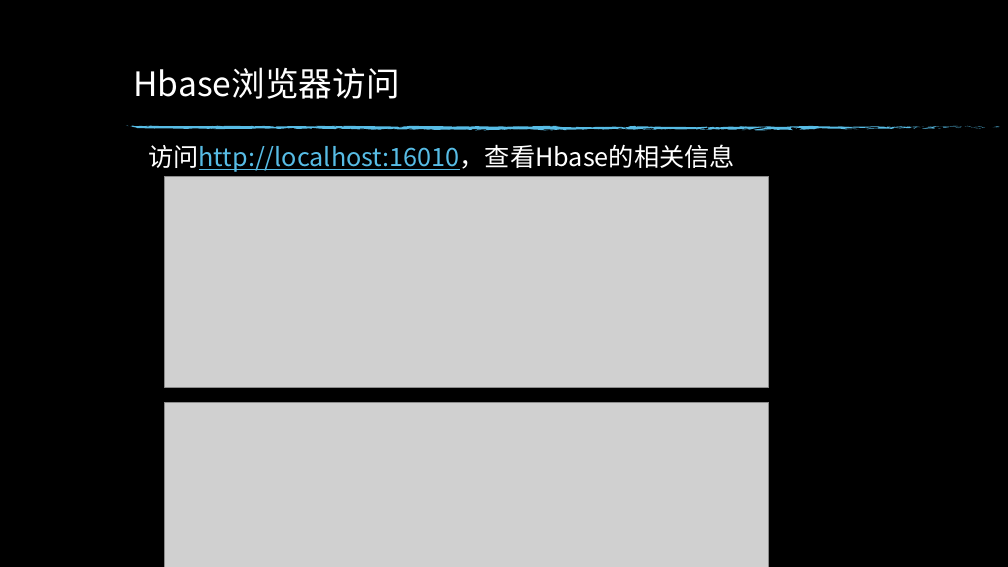
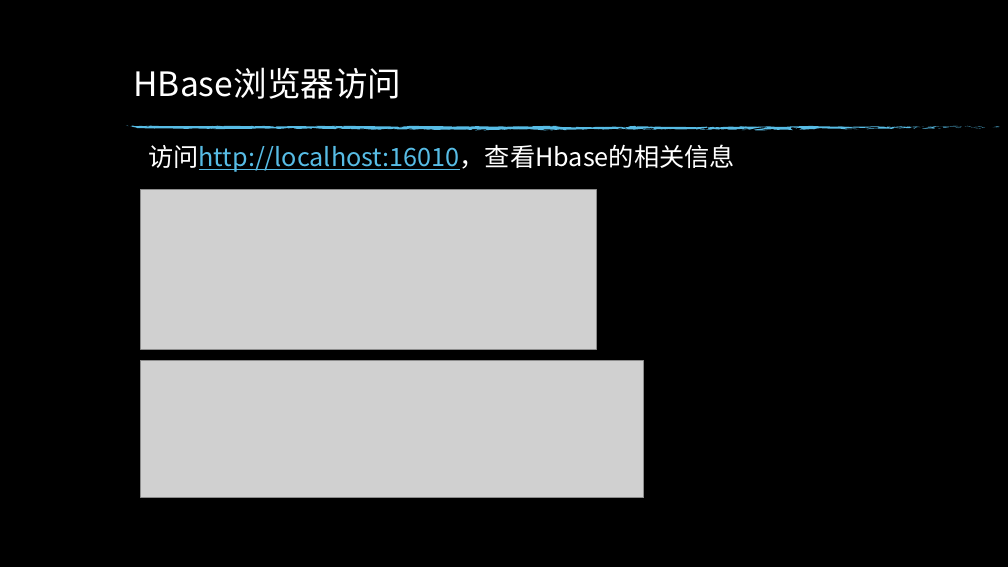
Before and after one commit to luminocean/cloud-computing, a slide deck: slide 14 of homework/实践1.pptx (slide 12 before the commit). Drawn at 1008x567 pixels with LibreOffice and Linux fonts; fonts in the diff are those of the drawing; grey boxes stand for pictures; background and template pictures are left out. Boxes give left, top, right and bottom in pixels: in the first picture for what was removed or moved away, otherwise in the second. Text is boxed around its words. In the diff, an @@ line names an element or a change of style, - is before the commit and + after.

```diff
--- a/homework/实践1.pptx
+++ b/homework/实践1.pptx
@@ title at <box>133,67,401,99</box>: text changed @@
-Hbase浏览器访问
+HBase浏览器访问
@@ picture: place and size @@
-picture at <box>165,176,769,387</box>
+picture at <box>141,190,597,349</box>
@@ picture: place and size @@
-picture at <box>165,402,769,567</box>
+picture at <box>141,361,644,498</box>
```
Also in this commit, not shown: 7 other slides changed, 3 slides added, 2 slides removed, 4 other files.
